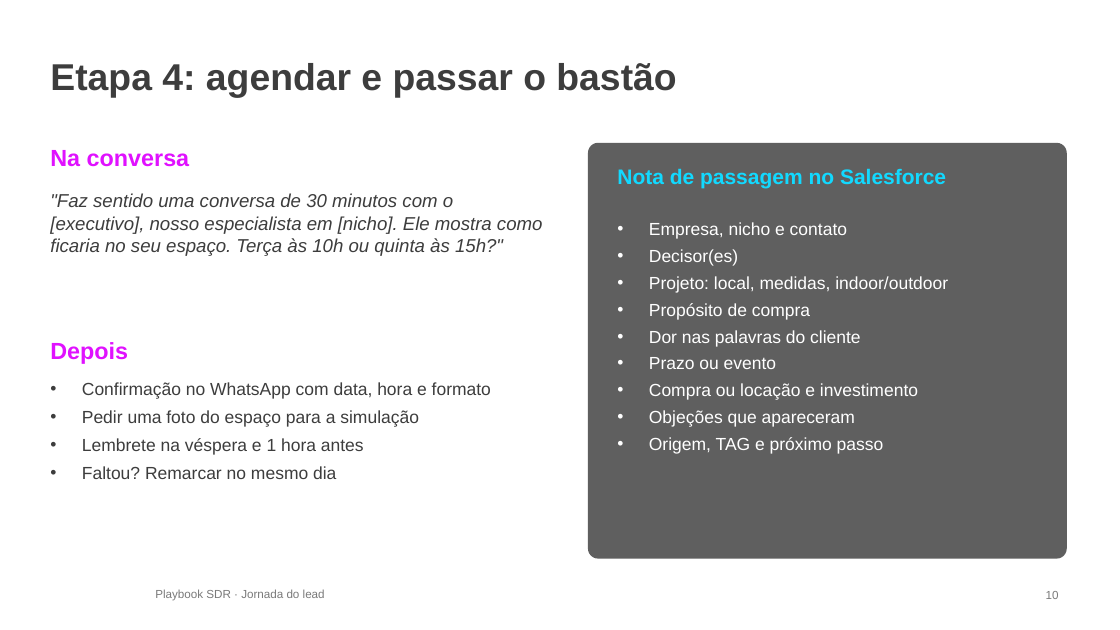
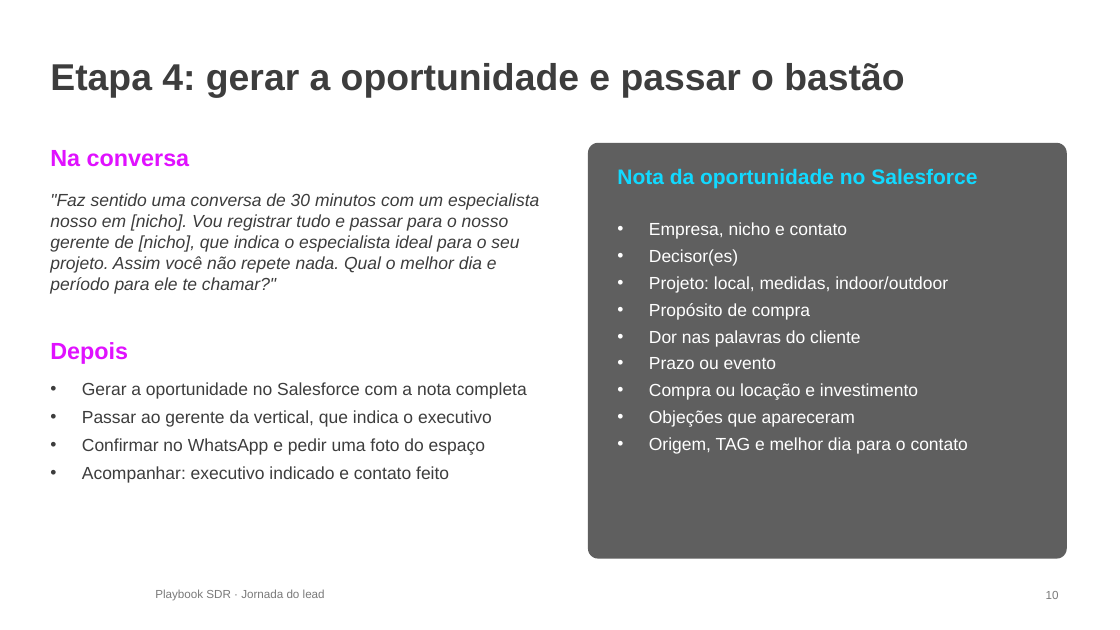
Before and after one commit to itarsilva/Treino, a slide deck: slide 10 of ledwave-comercial/sdr/LedWave_Jornada_do_Lead_SDR.pptx. Drawn at 1120x630 pixels with LibreOffice and Linux fonts; fonts in the diff are those of the drawing; background and template pictures are left out. Boxes give left, top, right and bottom in pixels: in the first picture for what was removed or moved away, otherwise in the second. Text is boxed around its words. In the diff, an @@ line names an element or a change of style, - is before the commit and + after.

```diff
--- a/ledwave-comercial/sdr/LedWave_Jornada_do_Lead_SDR.pptx
+++ b/ledwave-comercial/sdr/LedWave_Jornada_do_Lead_SDR.pptx
@@ title at [50, 63, 904, 98]: text changed @@
-Etapa 4: agendar e passar o bastão
+Etapa 4: gerar a oportunidade e passar o bastão
@@ text at [617, 169, 977, 189]: text changed @@
-Nota de passagem no Salesforce
+Nota da oportunidade no Salesforce
@@ text at [50, 193, 539, 294]: text changed; size 16 to 15 pt @@
-"Faz sentido uma conversa de 30 minutos com o [executivo], nosso especialista em [nicho]. Ele mostra como ficaria no seu espaço. Terça às 10h ou quinta às 15h?"
+"Faz sentido uma conversa de 30 minutos com um especialista nosso em [nicho]. Vou registrar tudo e passar para o nosso gerente de [nicho], que indica o especialista ideal para o seu projeto. Assim você não repete nada. Qual o melhor dia e período para ele te chamar?"
@@ text at [82, 382, 527, 483]: text changed @@
-• Confirmação no WhatsApp com data, hora e formato
-• Pedir uma foto do espaço para a simulação
-• Lembrete na véspera e 1 hora antes
-• Faltou? Remarcar no mesmo dia
+• Gerar a oportunidade no Salesforce com a nota completa
+• Passar ao gerente da vertical, que indica o executivo
+• Confirmar no WhatsApp e pedir uma foto do espaço
+• Acompanhar: executivo indicado e contato feito
@@ text at [649, 437, 968, 454]: text changed @@
-• Origem, TAG e próximo passo
+• Origem, TAG e melhor dia para o contato
```
Also in this commit, not shown: 5 other slides changed, 1 other file.
